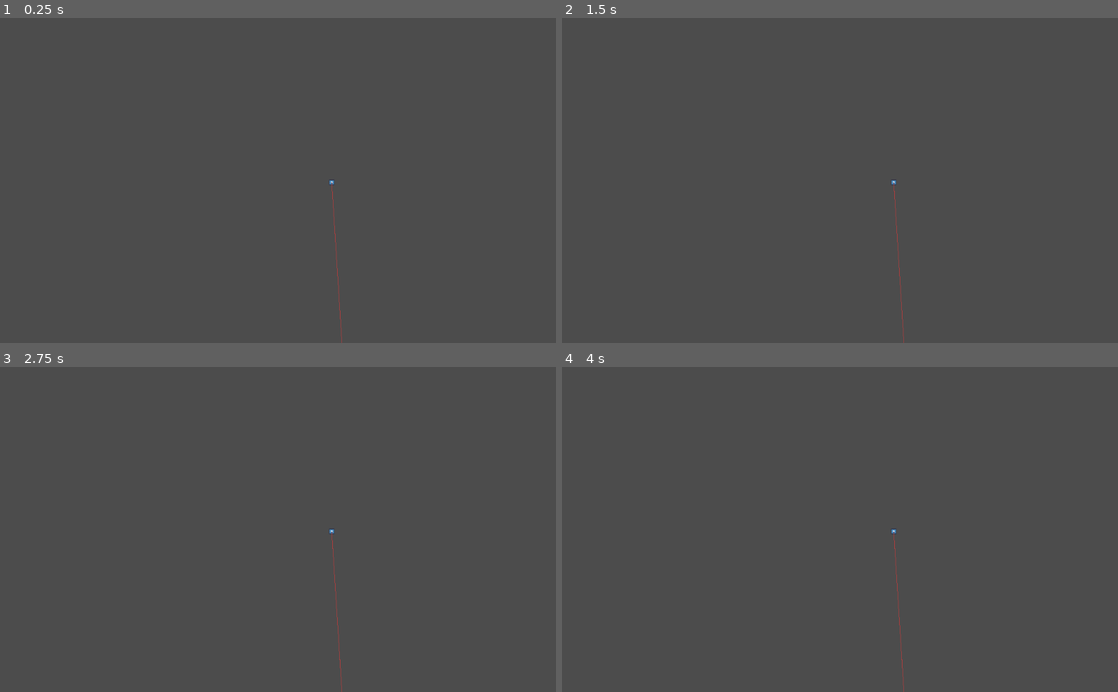
Above: before the commit, frames 1-4 (two rows, left to right).
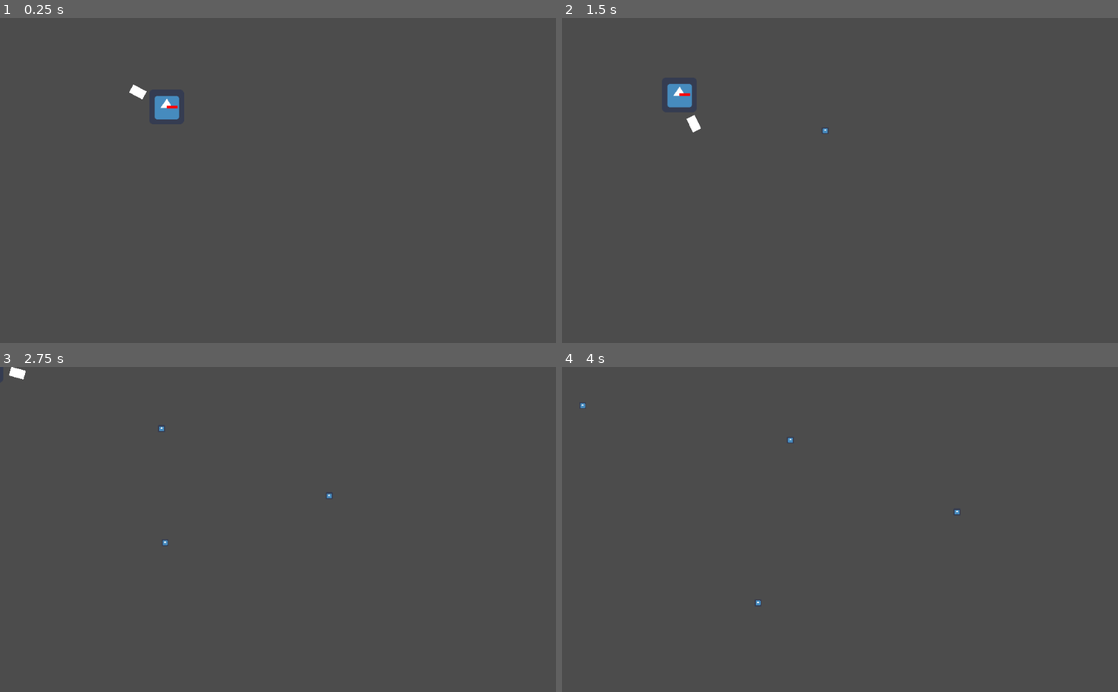
Above: after the commit, the same moments.

Repository: Pfeil/Moonshot
Game: Godot game, scene res://planet_player/test.tscn
The game is run twice, just before and just after one commit, with the same random seed, the same clock (stepped at 60 frames per second) and the same inputs. Before the commit the project starts from res://main.tscn. The engine's default icon, where the game draws it, is replaced by a stand-in: a white triangle on a blue panel in a dark square.
Inputs (mouse positions are in pixels of both pictures, inside the frame that each line leads up to):
- Up to frame 1 (0.25 s): no input
- Up to frame 2 (1.5 s): tap Enter at 0.5 s; move the mouse to (962, 164) at 0.52 s; press the mouse at (962, 164) at 0.53 s; hold D (Player_RIGHT, bound only before the commit) 0.53-1.28 s; tap Space (Player_JUMP, bound only before the commit) at 0.77, 0.8, 1.07, 1.35 s; move the mouse to (728, 196) at 1.27 s; release the mouse at (728, 196) at 1.28 s; hold A (Player_LEFT, bound only before the commit) from 1.28 s (still down)
- Up to frame 3 (2.75 s): tap Space (Player_JUMP, bound only before the commit) at 1.52, 1.82, 2.3 s; click (166, 545) at 1.55 s; move the mouse to (333, 458) at 2.02 s; release A (Player_LEFT, bound only before the commit) at 2.03 s; press the mouse at (333, 458) at 2.03 s; hold D (Player_RIGHT, bound only before the commit) from 2.03 s (still down)
- Up to frame 4 (4 s): move the mouse to (812, 594) at 2.77 s; release the mouse at (812, 594) at 2.78 s; tap Mouse wheel up (Zoom_IN) at 2.85 s; tap Space (Player_JUMP, bound only before the commit) at 3.02, 3.32, 3.77, 3.8 s; click (812, 594) at 3.05 s; move the mouse to (1006, 578) at 3.52 s; release D (Player_RIGHT, bound only before the commit) at 3.53 s; hold A (Player_LEFT, bound only before the commit) from 3.53 s (still down); hold Mouse wheel down (Zoom_OUT) from 3.53 s (still down)

The runs differ from the first frame. In frame 1, 0.5% of the frame differs, in the area x 23-62%, y 20-100%; in frame 2, 0.5%, in the area x 18-62%, y 20-100%; in frame 3, 0.2%; in frame 4, 0.1%.

Commit message:
Implement simple PlanetPlayer

Diff:
--- a/Planet.gd
+++ b/Planet.gd
@@ -1,11 +1,14 @@
 extends RigidBody2D
 
+const G = 1		#TODO adjust this constant
+
 export var start_implulse = Vector2.ZERO
+export var around_planet_circulating_objects = []
+
 var rigidBodiesInRange = []
+
+onready var current_force = start_implulse
 onready var impulse_arrow = $ImpulseArrow
-
-const G = 100000		#TODO adjust this constant
-
 
 func _ready():
 	apply_impulse(Vector2.ZERO, start_implulse)
@@ -20,6 +23,11 @@
 		var impulse_vector = impulse * dir_vector
 		body.apply_central_impulse(-impulse_vector)
 
+#overrides apply_central_impulse() to get current force
+func apply_central_impulse(impulse):
+	.apply_central_impulse(impulse)
+	current_force += impulse
+
 
 func _on_GravityArea_body_entered(body):
 	if body.get_class() == "RigidBody2D":
--- a/Planet.tscn
+++ b/Planet.tscn
@@ -14,7 +14,7 @@
 radius = 13798.3
 
 [sub_resource type="CircleShape2D" id=3]
-radius = 32.5965
+radius = 43.7347
 
 [node name="Planet" type="RigidBody2D" groups=[
 "hitables",
--- a/Solarsystem.tscn
+++ b/Solarsystem.tscn
@@ -1,7 +1,8 @@
-[gd_scene load_steps=3 format=2]
+[gd_scene load_steps=4 format=2]
 
 [ext_resource path="res://Planet.tscn" type="PackedScene" id=1]
 [ext_resource path="res://tools/MassCenterCamera2D.gd" type="Script" id=2]
+[ext_resource path="res://players/rigidplayer.tscn" type="PackedScene" id=3]
 
 [node name="Solarsystem" type="Node2D"]
 
@@ -11,24 +12,7 @@
 script = ExtResource( 2 )
 
 [node name="Planet" parent="." instance=ExtResource( 1 )]
-mass = 15.0
+mass = 300.0
 
-[node name="Planet3" parent="." instance=ExtResource( 1 )]
-position = Vector2( -458.361, -270.833 )
-gravity_scale = 100.0
-start_implulse = Vector2( 0, 500 )
-
-[node name="Planet4" parent="." instance=ExtResource( 1 )]
-position = Vector2( 309.854, -33.2411 )
-gravity_scale = 100.0
-start_implulse = Vector2( 0, -500 )
-
-[node name="Planet5" parent="." instance=ExtResource( 1 )]
-position = Vector2( -460.144, 949.237 )
-gravity_scale = 100.0
-start_implulse = Vector2( 0, -500 )
-
-[node name="Planet7" parent="." instance=ExtResource( 1 )]
-position = Vector2( -855.288, 397.568 )
-gravity_scale = 100.0
-start_implulse = Vector2( 0, -500 )
+[node name="RigidPlayer" parent="." instance=ExtResource( 3 )]
+position = Vector2( -0.236542, -126.599 )
--- /dev/null
+++ b/planet_player/RotationPoint.gd
@@ -0,0 +1,32 @@
+extends Node2D
+
+export var PLAYER_NUMBER: int = 0
+
+export var bullet_impulse: float = 100
+export var hasRecoil: bool = true
+
+var aiming_direction: Vector2
+onready var cannon = $Cannon
+onready var bullet_spawn_position = $Cannon/BulletSpawnPosition
+onready var bullet = preload("res://planet_player/bullet.tscn")
+
+func _ready():
+	pass
+
+
+func _process(delta):
+	look_at(transform.get_origin() + aiming_direction)
+
+func _input(event):
+	if event.is_action_pressed("Player_"+str(PLAYER_NUMBER)+"_SHOOT"):
+		shoot()
+	aiming_direction = (get_global_mouse_position() - transform.get_origin())
+
+
+func shoot():
+	var bullet_instance = bullet.instance()
+	var bullet_spawn_position_global = bullet_spawn_position.get_global_position()
+	get_tree().get_root().add_child(bullet_instance)
+	bullet_instance.position = bullet_spawn_position_global
+	bullet_instance.apply_central_impulse(Vector2(bullet_impulse, 0).rotated(self.rotation))
+	get_parent().apply_central_impulse(-Vector2(bullet_impulse, 0).rotated(self.rotation))
--- /dev/null
+++ b/planet_player/bullet.tscn
@@ -0,0 +1,15 @@
+[gd_scene load_steps=3 format=2]
+
+[ext_resource path="res://icon.png" type="Texture" id=1]
+
+[sub_resource type="CircleShape2D" id=1]
+radius = 7.53058
+
+[node name="Bullet" type="RigidBody2D"]
+
+[node name="Sprite" type="Sprite" parent="."]
+scale = Vector2( 0.2, 0.2 )
+texture = ExtResource( 1 )
+
+[node name="CollisionShape2D" type="CollisionShape2D" parent="."]
+shape = SubResource( 1 )
--- /dev/null
+++ b/planet_player/planet_player.tscn
@@ -0,0 +1,17 @@
+[gd_scene load_steps=3 format=2]
+
+[ext_resource path="res://Planet.tscn" type="PackedScene" id=1]
+[ext_resource path="res://planet_player/RotationPoint.gd" type="Script" id=2]
+
+[node name="Planet" instance=ExtResource( 1 )]
+
+[node name="RotationPoint" type="Node2D" parent="." index="4"]
+script = ExtResource( 2 )
+
+[node name="Cannon" type="Node2D" parent="RotationPoint" index="0"]
+
+[node name="Polygon2D" type="Polygon2D" parent="RotationPoint/Cannon" index="0"]
+polygon = PoolVector2Array( 45.75, -9, 73.5, -9, 73.5, 7.75, 45.7913, 7.69641 )
+
+[node name="BulletSpawnPosition" type="Node2D" parent="RotationPoint/Cannon" index="1"]
+position = Vector2( 90, 0 )
--- /dev/null
+++ b/planet_player/test.tscn
@@ -0,0 +1,8 @@
+[gd_scene load_steps=2 format=2]
+
+[ext_resource path="res://planet_player/planet_player.tscn" type="PackedScene" id=1]
+
+[node name="test" type="Node2D"]
+
+[node name="Planet" parent="." instance=ExtResource( 1 )]
+position = Vector2( 306.815, 164.111 )
--- a/players/rigidplayer.gd
+++ b/players/rigidplayer.gd
@@ -1,4 +1,8 @@
 extends RigidBody2D
+
+### Multiplayer Stuff ###
+export var player_num = 0
+
 
 ### Jumping section ###
 enum PLAYER_STATE {
@@ -17,7 +21,7 @@
 var control_direction: Vector2 = Vector2.ZERO
 onready var control_arrow: Line2D = self.get_node("control_vector")
 var sticky_to = null
-var kinematic_gravity: float = 25.0
+export var kinematic_gravity: float = 25.0
 
 ### Velocity vector ###
 onready var velocity_arrow = self.get_node("velocity_vector")
@@ -31,10 +35,10 @@
 	self.updateVectors()
 	if self.state == PLAYER_STATE.ON_FLOOR:
 		self.flip()
-		if Input.is_action_pressed("Player_JUMP") and self.jump_charge_max_seconds > self.jump_charge_time:
+		if Input.is_action_pressed("Player_"+str(player_num)+"_JUMP") and self.jump_charge_max_seconds > self.jump_charge_time:
 			self.jump_charge_time += delta
 			self.jump_charger_bar.set_percent(self.jump_charge_time / self.jump_charge_max_seconds)
-		elif Input.is_action_just_released("Player_JUMP"):
+		elif Input.is_action_just_released("Player_"+str(player_num)+"_JUMP"):
 			# resetting the bar and time will be done later, when in mid air
 			self.state = PLAYER_STATE.GETTING_OFF
 
@@ -65,9 +69,9 @@
 func update_direction_vectors():
 	if self.state == PLAYER_STATE.ON_FLOOR:
 		self.control_direction = Vector2.ZERO
-		if Input.is_action_pressed("Player_LEFT"):
+		if Input.is_action_pressed("Player_"+str(player_num)+"_LEFT"):
 			self.control_direction.x = -self.moving_speed
-		if Input.is_action_pressed("Player_RIGHT"):
+		if Input.is_action_pressed("Player_"+str(player_num)+"_RIGHT"):
 			self.control_direction.x =  self.moving_speed
 
 func updateVectors():
--- a/players/test.tscn
+++ b/players/test.tscn
@@ -5,7 +5,6 @@
 [ext_resource path="res://tools/SimpleCamera.tscn" type="PackedScene" id=3]
 [ext_resource path="res://icon.png" type="Texture" id=4]
 [ext_resource path="res://weapons/boxing_gloves/boxing_gloves.tscn" type="PackedScene" id=5]
-
 
 [sub_resource type="RectangleShape2D" id=1]
 extents = Vector2( 62.7417, 11.9762 )
--- a/players/test_independent.tscn
+++ b/players/test_independent.tscn
@@ -20,8 +20,7 @@
 [node name="PlanetStatic" type="RigidBody2D" parent="." groups=[
 "walkables",
 ]]
-mode = 1
-mass = 65535.0
+gravity_scale = 0.0
 
 [node name="icon" type="Sprite" parent="PlanetStatic"]
 scale = Vector2( 0.689941, 0.689941 )
--- a/project.godot
+++ b/project.godot
@@ -16,29 +16,53 @@
 [application]
 
 config/name="Moonshot"
-run/main_scene="res://main.tscn"
+run/main_scene="res://planet_player/test.tscn"
 config/icon="res://icon.png"
+
+[display]
+
+window/size/always_on_top=true
 
 [input]
 
-Player_UP={
+Player_0_UP={
 "deadzone": 0.5,
 "events": [ Object(InputEventKey,"resource_local_to_scene":false,"resource_name":"","device":0,"alt":false,"shift":false,"control":false,"meta":false,"command":false,"pressed":false,"scancode":87,"unicode":0,"echo":false,"script":null)
  ]
 }
-Player_DOWN={
+Player_0_DOWN={
 "deadzone": 0.5,
 "events": [ Object(InputEventKey,"resource_local_to_scene":false,"resource_name":"","device":0,"alt":false,"shift":false,"control":false,"meta":false,"command":false,"pressed":false,"scancode":83,"unicode":0,"echo":false,"script":null)
  ]
 }
-Player_RIGHT={
+Player_0_RIGHT={
 "deadzone": 0.5,
 "events": [ Object(InputEventKey,"resource_local_to_scene":false,"resource_name":"","device":0,"alt":false,"shift":false,"control":false,"meta":false,"command":false,"pressed":false,"scancode":68,"unicode":0,"echo":false,"script":null)
  ]
 }
-Player_LEFT={
+Player_0_LEFT={
 "deadzone": 0.5,
 "events": [ Object(InputEventKey,"resource_local_to_scene":false,"resource_name":"","device":0,"alt":false,"shift":false,"control":false,"meta":false,"command":false,"pressed":false,"scancode":65,"unicode":0,"echo":false,"script":null)
+ ]
+}
+Player_1_UP={
+"deadzone": 0.5,
+"events": [ Object(InputEventKey,"resource_local_to_scene":false,"resource_name":"","device":0,"alt":false,"shift":false,"control":false,"meta":false,"command":false,"pressed":false,"scancode":16777232,"unicode":0,"echo":false,"script":null)
+ ]
+}
+Player_1_DOWN={
+"deadzone": 0.5,
+"events": [ Object(InputEventKey,"resource_local_to_scene":false,"resource_name":"","device":0,"alt":false,"shift":false,"control":false,"meta":false,"command":false,"pressed":false,"scancode":16777234,"unicode":0,"echo":false,"script":null)
+ ]
+}
+Player_1_RIGHT={
+"deadzone": 0.5,
+"events": [ Object(InputEventKey,"resource_local_to_scene":false,"resource_name":"","device":0,"alt":false,"shift":false,"control":false,"meta":false,"command":false,"pressed":false,"scancode":16777233,"unicode":0,"echo":false,"script":null)
+ ]
+}
+Player_1_LEFT={
+"deadzone": 0.5,
+"events": [ Object(InputEventKey,"resource_local_to_scene":false,"resource_name":"","device":0,"alt":false,"shift":false,"control":false,"meta":false,"command":false,"pressed":false,"scancode":16777231,"unicode":0,"echo":false,"script":null)
  ]
 }
 Zoom_IN={
@@ -51,12 +75,12 @@
 "events": [ Object(InputEventMouseButton,"resource_local_to_scene":false,"resource_name":"","device":0,"alt":false,"shi …(212 unchanged characters)…
  ]
 }
-Player_JUMP={
+Player_0_JUMP={
 "deadzone": 0.5,
 "events": [ Object(InputEventKey,"resource_local_to_scene":false,"resource_name":"","device":0,"alt":false,"shift":false,"control":false,"meta":false,"command":false,"pressed":false,"scancode":32,"unicode":0,"echo":false,"script":null)
  ]
 }
-Player_ATTACK={
+Player_0_SHOOT={
 "deadzone": 0.5,
 "events": [ Object(InputEventMouseButton,"resource_local_to_scene":false,"resource_name":"","device":0,"alt":false,"shi …(212 unchanged characters)…
  ]
--- a/tools/MassCenterCamera2D.gd
+++ b/tools/MassCenterCamera2D.gd
@@ -12,7 +12,7 @@
 		mass_sum += planet.get_mass()
 	mass_center /= mass_sum
 	self.position = mass_center
-	print(mass_center)
+
 
 
 func _input(event):
